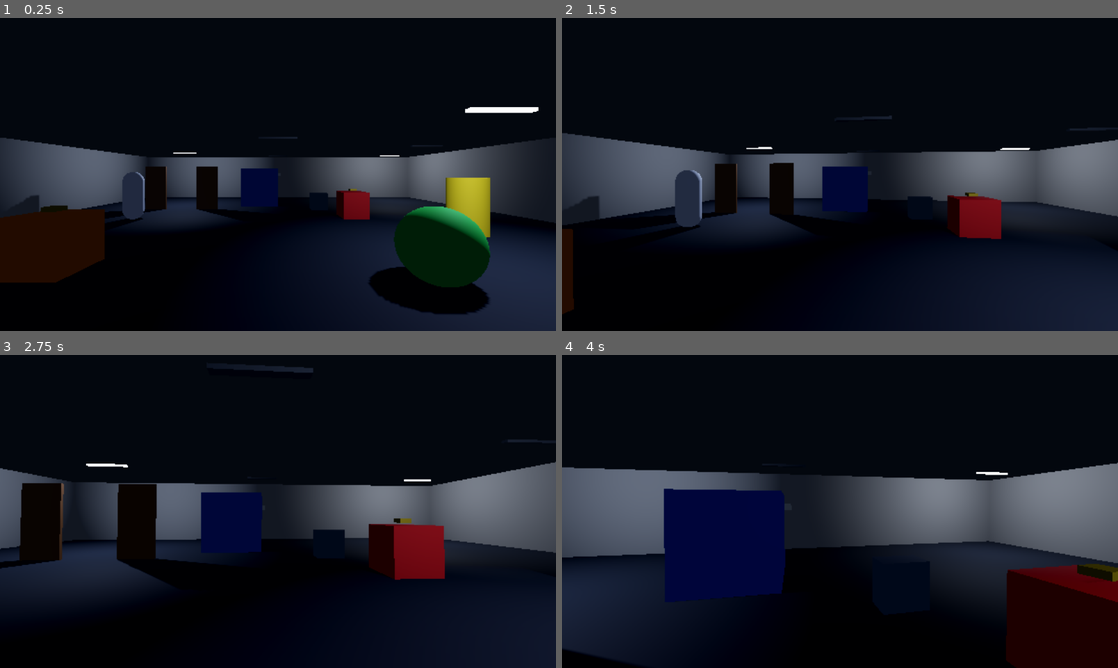
Above: before the commit, frames 1-4 (two rows, left to right).
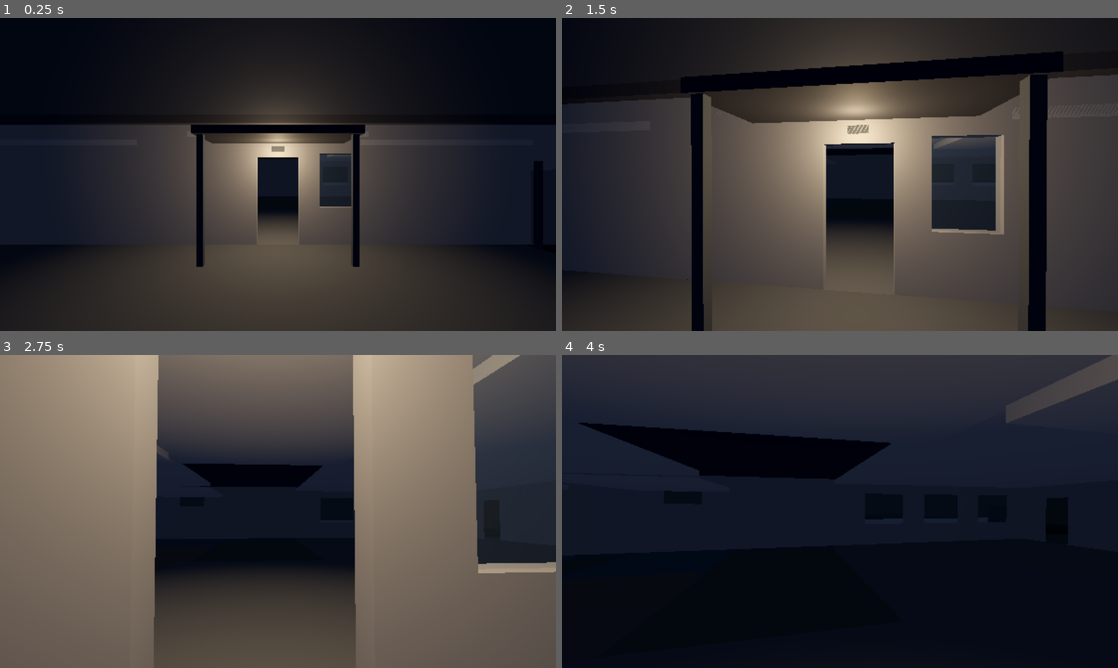
Above: after the commit, the same moments.

Repository: Kroosah/Crump
Game: Godot game, scene res://game/bootstrap.tscn
Two runs of this game, one before a commit and one after it. Both use one fixed random seed, a clock stepped at 60 frames per second and the inputs below.
Inputs (mouse positions are in pixels of both pictures, inside the frame that each line leads up to):
- Up to frame 1 (0.25 s): no input
- Up to frame 2 (1.5 s): tap Enter at 0.5 s; move the mouse to (867, 174) at 0.52 s; hold E (interact) 0.53-1.28 s; hold W (move_forward) from 0.53 s (still down); tap Shift (run) at 0.8, 1.35 s; move the mouse to (812, 174) at 1.27 s
- Up to frame 3 (2.75 s): keep holding W (move_forward); tap E (interact) at 1.55 s; move the mouse to (289, 505) at 2.02 s; hold C (crouch) from 2.03 s (still down); tap Shift (run) at 2.3 s
- Up to frame 4 (4 s): keep holding W (move_forward); move the mouse to (834, 517) at 2.77 s; release C (crouch) at 2.78 s; tap F (flashlight) at 2.85 s; tap E (interact) at 3.05 s; move the mouse to (878, 514) at 3.52 s; hold E (interact) from 3.53 s (still down); tap Shift (run) at 3.8 s

The runs differ from the first frame. In frame 1, 63% of the frame differs, in the area x 0-100%, y 8-100%; in frame 2, 81%; in frame 3, 92%, in the area x 0-100%, y 0-100%; in frame 4, 60%.

Commit message:
[008C] Bouw terrein en gebouwschil van het clubgebouw (VS-fase C, blok 1)
game/levels/clubgebouw/: de eerste echte locatie — het clubhuis onder
de hoofdtribune van VV Drechtstreek, 's nachts. Greybox als data
(tabellen + bouwer, patroon dev_props: elke maat is een getal, snel
itereren op GD-schaalfeedback; art-pass fase G vervangt de volumes).
Dit blok: gevels met echte openingen (hoofdentree met luifel en
lampfitting, hal-raam, drie kantineramen op het veld, twee
douche-kiepraampjes, nooddeur- en terrasdeuropening) incl. glas als
transparante panelen; vloeren en plafonds per ruimte op realistische
hoogtes (kantine 2,7 / hal 2,6 / kleedkamers 2,5 / gang 2,4 / douches
en onderhoud 2,3); plat dak met drie tribune-treden als silhouet;
buitenwereld met voorplein, fietsenrek, gaashekwerk met dichte poort
en ketting, pad langs het veld met boarding, veld dat in de fog
oplost met een doel als silhouet, en lichtmast 3 met werkende spot
(schaduwslot 1 van 3). Nacht-environment + brightness-tuner zoals de
dev room; werklicht-rig als verborgen inspectiestand; nulpunt-ambience
geactiveerd. Bootstrap: normale runs starten voortaan in het
clubgebouw (bestaanscheck, D-015-terugval naar de dev room); de
smoke-suite blijft op de dev room draaien. Testcamera-script
gegeneraliseerd (meldt de levelnaam). Suite 230 groen, F5 warning-vrij.

Co-Authored-By: Claude Fable 5 <noreply@anthropic.com>
Claude-Session: https://claude.ai/code/session_01Eukd1gRp6feQQnWxwaLgzq

Diff:
--- a/game/bootstrap.gd
+++ b/game/bootstrap.gd
@@ -4,8 +4,14 @@
 ## de nette afsluiting. Ontworpen zodat later een hoofdmenu tussen opstarten
 ## en spel geschoven kan worden zonder verbouwing (taakdossier 001, blok C).
 
-## Het level dat de bootstrap tijdens ontwikkeling laadt (de developer room).
+## De developer room: blijft de testruimte met de vaste meetpunten van
+## de smoke-suite (taken 001–007).
 const DEV_ROOM_SCENE := "res://game/levels/dev_room/dev_room.tscn"
+
+## De eerste echte locatie (VS-fase C): het clubgebouw van VV
+## Drechtstreek. Normale runs starten hier; de suite draait op de dev
+## room en laadt het clubgebouw daarna zelf voor zijn eigen controles.
+const CLUBGEBOUW_SCENE := "res://game/levels/clubgebouw/clubgebouw.tscn"
 
 ## De spelerscène. Bewust een pad + bestaanscheck, geen preload: verwijder je
 ## game/actors/player/, dan draait de rest gewoon door (D-015/D-018).
@@ -74,9 +80,20 @@
 	_spawn_document_reader()
 	_spawn_inventory()
 	_spawn_audio_system()
-	_load_level(DEV_ROOM_SCENE)
+	_load_level(_startup_level())
 	if "--smoke-test" in OS.get_cmdline_user_args():
 		_run_smoke_test.call_deferred()
+
+
+## Normale runs starten in het clubgebouw (VS-fase C); de smoke-suite
+## draait op de dev room. Bestaanscheck: zonder clubgebouw valt alles
+## terug op de dev room (D-015).
+func _startup_level() -> String:
+	if "--smoke-test" in OS.get_cmdline_user_args():
+		return DEV_ROOM_SCENE
+	if ResourceLoader.exists(CLUBGEBOUW_SCENE):
+		return CLUBGEBOUW_SCENE
+	return DEV_ROOM_SCENE
 
 
 ## Naam van het geladen level (gebruikt door de debug overlay).
--- /dev/null
+++ b/game/levels/clubgebouw/clubgebouw.gd
@@ -0,0 +1,285 @@
+extends Node3D
+## Het clubgebouw van VV Drechtstreek (VS-fase C): de eerste echte
+## locatie van CRUMP — het clubhuis onder de hoofdtribune, 's nachts, in
+## de regenlucht van Sportpark Oostpolder. Greybox: eenvoudige volumes,
+## realistische architectuur (LEVEL §6: menselijke maat; §2: leesbaar in
+## het donker). Plattegrond volgt tasks/008 §2/§3.
+##
+## De greybox is bewust DATA (tabellen hieronder, patroon dev_props):
+## elke maat is één getal wijzigen — snel itereren op GD-feedback over
+## schaal en zichtlijnen. De art-pass (fase G) vervangt deze volumes
+## door echte scènes; deuren en TL-armaturen zijn nu al de echte props,
+## geplaatst met bestaanscheck (D-015: prop-map weg = level draait door).
+##
+## Assenstelsel: x+ = oost, z+ = zuid (het veld ligt ten noorden).
+## Alle vloeren liggen op y = 0 (geen drempels); wanden zijn 0,2 m dik
+## en lopen tot y = 2,9 onder het dak; plafonds per ruimte op hun eigen
+## realistische hoogte (kantine 2,7 · hal 2,6 · kleedkamers 2,5 · gang/
+## toiletten 2,4 · douches/onderhoud 2,3).
+
+## true = heldere inspectiestand; false (default) = nachtstaat.
+@export var werklicht := false
+
+const LIGHT_TL_SCENE := "res://game/props/light_tl/light_tl.tscn"
+const DOOR_SCENE := "res://game/props/door_wooden/door_wooden.tscn"
+
+## Grijstinten met nét genoeg hint om functie te lezen — geen textures.
+const MATERIALS := {
+	&"wand": Color(0.62, 0.62, 0.64),
+	&"plafond": Color(0.72, 0.72, 0.74),
+	&"beton": Color(0.42, 0.43, 0.45),
+	&"beton_donker": Color(0.34, 0.35, 0.37),
+	&"vloer_kleed": Color(0.45, 0.42, 0.40),
+	&"tegel": Color(0.36, 0.40, 0.46),
+	&"verharding": Color(0.38, 0.39, 0.41),
+	&"gras": Color(0.22, 0.28, 0.22),
+	&"hout": Color(0.45, 0.36, 0.28),
+	&"hout_donker": Color(0.33, 0.26, 0.20),
+	&"metaal": Color(0.30, 0.32, 0.35),
+	&"wit": Color(0.78, 0.79, 0.80),
+	&"keramiek": Color(0.75, 0.76, 0.78),
+	&"dak": Color(0.30, 0.30, 0.32),
+	&"tribune": Color(0.36, 0.37, 0.40),
+	&"accent_rood": Color(0.55, 0.16, 0.14),
+	&"spiegel": Color(0.25, 0.28, 0.30),
+	&"gaas": Color(0.25, 0.27, 0.30, 0.35),
+	&"glas": Color(0.55, 0.65, 0.75, 0.22),
+}
+
+## Gebouwschil: gevels met deur-/raamopeningen (segmenten + lateien).
+## Elke solid: pos (center), size, mat; "nc": true = geen collision.
+const SCHIL: Array[Dictionary] = [
+	# Zuidgevel (z 7,0..7,2): hoofdentree + hal-raam.
+	{"pos": Vector3(-7.855, 1.45, 7.1), "size": Vector3(14.69, 2.9, 0.2), "mat": &"wand"},
+	{"pos": Vector3(0.0, 2.51, 7.1), "size": Vector3(1.02, 0.78, 0.2), "mat": &"wand"},
+	{"pos": Vector3(0.755, 1.45, 7.1), "size": Vector3(0.49, 2.9, 0.2), "mat": &"wand"},
+	{"pos": Vector3(1.45, 0.45, 7.1), "size": Vector3(0.9, 0.9, 0.2), "mat": &"wand"},
+	{"pos": Vector3(1.45, 2.55, 7.1), "size": Vector3(0.9, 0.7, 0.2), "mat": &"wand"},
+	{"pos": Vector3(7.15, 1.45, 7.1), "size": Vector3(10.5, 2.9, 0.2), "mat": &"wand"},
+	{"pos": Vector3(1.45, 1.55, 7.1), "size": Vector3(0.9, 1.3, 0.05), "mat": &"glas"},
+	# Noordgevel (z -4,7..-4,5): drie kantineramen op het veld + twee
+	# kiepraampjes van de douches.
+	{"pos": Vector3(-12.5, 1.45, -4.6), "size": Vector3(5.4, 2.9, 0.2), "mat": &"wand"},
+	{"pos": Vector3(-6.5, 1.45, -4.6), "size": Vector3(3.8, 2.9, 0.2), "mat": &"wand"},
+	{"pos": Vector3(0.1, 1.45, -4.6), "size": Vector3(6.6, 2.9, 0.2), "mat": &"wand"},
+	{"pos": Vector3(-3.9, 0.9, -4.6), "size": Vector3(1.4, 1.8, 0.2), "mat": &"wand"},
+	{"pos": Vector3(-3.9, 2.6, -4.6), "size": Vector3(1.4, 0.6, 0.2), "mat": &"wand"},
+	{"pos": Vector3(-3.9, 2.05, -4.6), "size": Vector3(1.4, 0.5, 0.05), "mat": &"glas"},
+	{"pos": Vector3(-9.1, 0.9, -4.6), "size": Vector3(1.4, 1.8, 0.2), "mat": &"wand"},
+	{"pos": Vector3(-9.1, 2.6, -4.6), "size": Vector3(1.4, 0.6, 0.2), "mat": &"wand"},
+	{"pos": Vector3(-9.1, 2.05, -4.6), "size": Vector3(1.4, 0.5, 0.05), "mat": &"glas"},
+	{"pos": Vector3(5.9, 1.45, -4.6), "size": Vector3(1.0, 2.9, 0.2), "mat": &"wand"},
+	{"pos": Vector3(8.9, 1.45, -4.6), "size": Vector3(1.0, 2.9, 0.2), "mat": &"wand"},
+	{"pos": Vector3(11.9, 1.45, -4.6), "size": Vector3(1.0, 2.9, 0.2), "mat": &"wand"},
+	{"pos": Vector3(4.4, 0.45, -4.6), "size": Vector3(2.0, 0.9, 0.2), "mat": &"wand"},
+	{"pos": Vector3(4.4, 2.6, -4.6), "size": Vector3(2.0, 0.6, 0.2), "mat": &"wand"},
+	{"pos": Vector3(4.4, 1.6, -4.6), "size": Vector3(2.0, 1.4, 0.05), "mat": &"glas"},
+	{"pos": Vector3(7.4, 0.45, -4.6), "size": Vector3(2.0, 0.9, 0.2), "mat": &"wand"},
+	{"pos": Vector3(7.4, 2.6, -4.6), "size": Vector3(2.0, 0.6, 0.2), "mat": &"wand"},
+	{"pos": Vector3(7.4, 1.6, -4.6), "size": Vector3(2.0, 1.4, 0.05), "mat": &"glas"},
+	{"pos": Vector3(10.4, 0.45, -4.6), "size": Vector3(2.0, 0.9, 0.2), "mat": &"wand"},
+	{"pos": Vector3(10.4, 2.6, -4.6), "size": Vector3(2.0, 0.6, 0.2), "mat": &"wand"},
+	{"pos": Vector3(10.4, 1.6, -4.6), "size": Vector3(2.0, 1.4, 0.05), "mat": &"glas"},
+	# Westgevel (x -15,2..-15,0): nooddeur uit de gang.
+	{"pos": Vector3(-15.1, 1.45, -0.45), "size": Vector3(0.2, 2.9, 8.5), "mat": &"wand"},
+	{"pos": Vector3(-15.1, 2.51, 4.31), "size": Vector3(0.2, 0.78, 1.02), "mat": &"wand"},
+	{"pos": Vector3(-15.1, 1.45, 6.01), "size": Vector3(0.2, 2.9, 2.38), "mat": &"wand"},
+	# Oostgevel (x 12,2..12,4): terrasdeur (op slot).
+	{"pos": Vector3(12.3, 1.45, -4.1), "size": Vector3(0.2, 2.9, 1.2), "mat": &"wand"},
+	{"pos": Vector3(12.3, 2.51, -2.99), "size": Vector3(0.2, 0.78, 1.02), "mat": &"wand"},
+	{"pos": Vector3(12.3, 1.45, 2.36), "size": Vector3(0.2, 2.9, 9.68), "mat": &"wand"},
+]
+
+## Vloeren (top op y = 0) en plafonds per ruimte.
+const VLOEREN: Array[Dictionary] = [
+	{"pos": Vector3(0.0, -0.1, 4.65), "size": Vector3(4.4, 0.2, 5.1), "mat": &"beton"},
+	{"pos": Vector3(7.2, -0.1, -0.5), "size": Vector3(10.4, 0.2, 8.4), "mat": &"beton"},
+	{"pos": Vector3(4.1, -0.1, 5.35), "size": Vector3(4.2, 0.2, 3.7), "mat": &"beton"},
+	{"pos": Vector3(10.4, -0.1, 5.35), "size": Vector3(4.0, 0.2, 3.7), "mat": &"beton"},
+	{"pos": Vector3(-8.6, -0.1, 4.3), "size": Vector3(13.2, 0.2, 2.2), "mat": &"beton"},
+	{"pos": Vector3(-4.7, -0.1, 0.95), "size": Vector3(5.0, 0.2, 4.9), "mat": &"vloer_kleed"},
+	{"pos": Vector3(-9.3, -0.1, 0.95), "size": Vector3(4.6, 0.2, 4.9), "mat": &"vloer_kleed"},
+	{"pos": Vector3(-3.8, -0.1, -3.0), "size": Vector3(3.2, 0.2, 3.4), "mat": &"tegel"},
+	{"pos": Vector3(-9.0, -0.1, -3.0), "size": Vector3(3.2, 0.2, 3.4), "mat": &"tegel"},
+	{"pos": Vector3(-5.1, -0.1, 6.2), "size": Vector3(3.4, 0.2, 2.0), "mat": &"tegel"},
+	{"pos": Vector3(-13.2, -0.1, 1.15), "size": Vector3(3.6, 0.2, 4.5), "mat": &"beton_donker"},
+	{"pos": Vector3(-8.0, -0.1, 5.8), "size": Vector3(1.6, 0.2, 1.0), "mat": &"beton"},
+]
+
+const PLAFONDS: Array[Dictionary] = [
+	{"pos": Vector3(0.0, 2.675, 4.65), "size": Vector3(4.4, 0.15, 5.1), "mat": &"plafond"},
+	{"pos": Vector3(7.2, 2.775, -0.5), "size": Vector3(10.4, 0.15, 8.4), "mat": &"plafond"},
+	{"pos": Vector3(4.1, 2.475, 5.35), "size": Vector3(4.2, 0.15, 3.7), "mat": &"plafond"},
+	{"pos": Vector3(10.4, 2.475, 5.35), "size": Vector3(4.0, 0.15, 3.7), "mat": &"plafond"},
+	{"pos": Vector3(-8.6, 2.475, 4.3), "size": Vector3(13.2, 0.15, 2.2), "mat": &"plafond"},
+	{"pos": Vector3(-4.7, 2.575, 0.95), "size": Vector3(5.0, 0.15, 4.9), "mat": &"plafond"},
+	{"pos": Vector3(-9.3, 2.575, 0.95), "size": Vector3(4.6, 0.15, 4.9), "mat": &"plafond"},
+	{"pos": Vector3(-3.8, 2.375, -3.0), "size": Vector3(3.2, 0.15, 3.4), "mat": &"plafond"},
+	{"pos": Vector3(-9.0, 2.375, -3.0), "size": Vector3(3.2, 0.15, 3.4), "mat": &"plafond"},
+	{"pos": Vector3(-5.1, 2.475, 6.2), "size": Vector3(3.4, 0.15, 2.0), "mat": &"plafond"},
+	{"pos": Vector3(-13.2, 2.375, 1.15), "size": Vector3(3.6, 0.15, 4.5), "mat": &"plafond"},
+	# Dak + tribune-silhouet erboven (het gebouw zit ónder de tribune).
+	{"pos": Vector3(-1.4, 3.0, 1.25), "size": Vector3(28.0, 0.2, 12.3), "mat": &"dak"},
+	{"pos": Vector3(-1.4, 3.55, 5.0), "size": Vector3(28.0, 0.9, 4.8), "mat": &"tribune"},
+	{"pos": Vector3(-1.4, 4.45, 5.8), "size": Vector3(28.0, 0.9, 3.2), "mat": &"tribune"},
+	{"pos": Vector3(-1.4, 5.35, 6.6), "size": Vector3(28.0, 0.9, 1.6), "mat": &"tribune"},
+]
+
+## Buitenwereld: voorplein, pad langs het veld, hekwerk, veld en mast.
+const BUITEN: Array[Dictionary] = [
+	# Verharding en gras (alles top y = 0, geen drempels).
+	{"pos": Vector3(-5.8, -0.1, 10.6), "size": Vector3(23.6, 0.2, 6.8), "mat": &"verharding"},
+	{"pos": Vector3(-16.4, -0.1, 1.25), "size": Vector3(2.4, 0.2, 11.9), "mat": &"verharding"},
+	{"pos": Vector3(-2.55, -0.1, -5.8), "size": Vector3(30.1, 0.2, 2.2), "mat": &"verharding"},
+	{"pos": Vector3(-2.5, -0.1, -25.95), "size": Vector3(55.0, 0.2, 38.1), "mat": &"gras"},
+	{"pos": Vector3(9.2, -0.1, 10.6), "size": Vector3(6.4, 0.2, 6.8), "mat": &"gras"},
+	# Entree: luifel op twee staanders + lampfitting.
+	{"pos": Vector3(0.0, 2.53, 7.85), "size": Vector3(3.2, 0.15, 1.3), "mat": &"dak"},
+	{"pos": Vector3(-1.45, 1.225, 8.42), "size": Vector3(0.12, 2.45, 0.12), "mat": &"metaal"},
+	{"pos": Vector3(1.45, 1.225, 8.42), "size": Vector3(0.12, 2.45, 0.12), "mat": &"metaal"},
+	{"pos": Vector3(0.0, 2.32, 7.14), "size": Vector3(0.3, 0.12, 0.12), "mat": &"metaal", "nc": true},
+	# Fietsenrek op het voorplein.
+	{"pos": Vector3(4.5, 0.4, 12.28), "size": Vector3(2.2, 0.8, 0.14), "mat": &"metaal"},
+	{"pos": Vector3(4.5, 0.4, 12.62), "size": Vector3(2.2, 0.8, 0.14), "mat": &"metaal"},
+	# Hekwerk (gaas-suggestie): zuid met poort + ketting, oost, west.
+	{"pos": Vector3(-9.4, 0.95, 13.95), "size": Vector3(16.4, 1.7, 0.1), "mat": &"gaas"},
+	{"pos": Vector3(3.6, 0.95, 13.95), "size": Vector3(4.8, 1.7, 0.1), "mat": &"gaas"},
+	{"pos": Vector3(0.0, 0.95, 13.95), "size": Vector3(2.4, 1.7, 0.1), "mat": &"gaas"},
+	{"pos": Vector3(0.0, 1.15, 13.94), "size": Vector3(1.0, 0.12, 0.24), "mat": &"metaal", "nc": true},
+	{"pos": Vector3(-17.6, 1.0, 13.95), "size": Vector3(0.1, 2.0, 0.1), "mat": &"metaal"},
+	{"pos": Vector3(-9.4, 1.0, 13.95), "size": Vector3(0.1, 2.0, 0.1), "mat": &"metaal"},
+	{"pos": Vector3(-1.2, 1.0, 13.95), "size": Vector3(0.1, 2.0, 0.1), "mat": &"metaal"},
+	{"pos": Vector3(1.2, 1.0, 13.95), "size": Vector3(0.1, 2.0, 0.1), "mat": &"metaal"},
+	{"pos": Vector3(6.0, 1.0, 13.95), "size": Vector3(0.1, 2.0, 0.1), "mat": &"metaal"},
+	{"pos": Vector3(5.95, 0.95, 10.65), "size": Vector3(0.1, 1.7, 6.5), "mat": &"gaas"},
+	{"pos": Vector3(5.95, 1.0, 7.5), "size": Vector3(0.1, 2.0, 0.1), "mat": &"metaal"},
+	{"pos": Vector3(-17.65, 0.95, 3.5), "size": Vector3(0.1, 1.7, 20.8), "mat": &"gaas"},
+	{"pos": Vector3(-17.65, 1.0, -6.8), "size": Vector3(0.1, 2.0, 0.1), "mat": &"metaal"},
+	{"pos": Vector3(-17.65, 1.0, 3.5), "size": Vector3(0.1, 2.0, 0.1), "mat": &"metaal"},
+	{"pos": Vector3(12.45, 0.95, -5.8), "size": Vector3(0.1, 1.7, 2.2), "mat": &"gaas"},
+	# Boarding langs het veld (lage witte reclameborden-band).
+	{"pos": Vector3(-2.55, 0.5, -6.95), "size": Vector3(30.1, 1.0, 0.1), "mat": &"wit"},
+	# Lichtmast 3 (paal + arm + kop; de spot hangt eraan in de scène).
+	{"pos": Vector3(-16.6, 5.5, -6.3), "size": Vector3(0.25, 11.0, 0.25), "mat": &"metaal"},
+	{"pos": Vector3(-16.6, 10.6, -6.9), "size": Vector3(0.2, 0.2, 1.4), "mat": &"metaal"},
+	{"pos": Vector3(-16.6, 10.5, -7.6), "size": Vector3(0.5, 0.3, 0.6), "mat": &"metaal"},
+	# Eén doel op het veld — verdwijnt half in de fog: silhouet, geen decor.
+	{"pos": Vector3(-3.66, 1.22, -24.0), "size": Vector3(0.1, 2.44, 0.1), "mat": &"wit"},
+	{"pos": Vector3(3.66, 1.22, -24.0), "size": Vector3(0.1, 2.44, 0.1), "mat": &"wit"},
+	{"pos": Vector3(0.0, 2.49, -24.0), "size": Vector3(7.42, 0.1, 0.1), "mat": &"wit"},
+]
+
+## Binnenwanden — gevuld in bouwblok 2.
+const INTERIEUR: Array[Dictionary] = []
+
+## Meubel- en herkenningsvolumes — gevuld in bouwblok 2.
+const MEUBELS: Array[Dictionary] = []
+
+## Deuren (echte props, bestaanscheck) — gevuld in bouwblok 3.
+const DEUREN: Array[Dictionary] = []
+
+## TL-armaturen (echte props, bestaanscheck) — gevuld in bouwblok 3.
+const NIGHT_TLS: Array[Dictionary] = []
+
+var _materials := {}
+var _unit_mesh: BoxMesh
+
+@onready var _greybox: Node3D = $Greybox
+@onready var _werklicht_rig: Node3D = %Werklicht
+@onready var _night_lights: Node3D = %NightLights
+
+
+func _ready() -> void:
+	_unit_mesh = BoxMesh.new()
+	for table in [SCHIL, VLOEREN, PLAFONDS, BUITEN, INTERIEUR, MEUBELS]:
+		for solid in table:
+			_build_solid(solid)
+	_place_doors()
+	_place_night_tls()
+	_werklicht_rig.visible = werklicht
+	_night_lights.visible = not werklicht
+	if werklicht:
+		Log.warn("Clubgebouw: werklicht AAN — alleen voor inspectie, nooit committen")
+	_activate_ambience()
+	Log.info("Clubgebouw: greybox opgebouwd (%d volumes)" % _greybox.get_child_count())
+
+
+## Eén volume = StaticBody + geschaalde unit-mesh + eigen BoxShape
+## (nooit een geschaalde collider). "nc" = decoratief, geen collision.
+func _build_solid(solid: Dictionary) -> void:
+	var size: Vector3 = solid["size"]
+	var body := StaticBody3D.new()
+	body.collision_layer = 1
+	body.collision_mask = 0
+	var mesh := MeshInstance3D.new()
+	mesh.mesh = _unit_mesh
+	mesh.scale = size
+	mesh.material_override = _material(solid["mat"])
+	body.add_child(mesh)
+	if not solid.get("nc", false):
+		var shape := CollisionShape3D.new()
+		var box := BoxShape3D.new()
+		box.size = size
+		shape.shape = box
+		body.add_child(shape)
+	_greybox.add_child(body)
+	body.position = solid["pos"]
+
+
+func _material(key: StringName) -> StandardMaterial3D:
+	if not _materials.has(key):
+		var material := StandardMaterial3D.new()
+		var color: Color = MATERIALS[key]
+		material.albedo_color = color
+		material.roughness = 0.9
+		if color.a < 1.0:
+			material.transparency = BaseMaterial3D.TRANSPARENCY_ALPHA
+		_materials[key] = material
+	return _materials[key]
+
+
+## Deuren zijn de echte interactie-props, als data geplaatst met
+## bestaanscheck (D-015). De root van de prop is de scharnierzijde; het
+## paneel loopt lokaal +x (1,0 m breed).
+func _place_doors() -> void:
+	if not ResourceLoader.exists(DOOR_SCENE):
+		Log.info("Clubgebouw: deur-prop afwezig — openingen blijven open (D-015)")
+		return
+	var packed: PackedScene = load(DOOR_SCENE)
+	for door in DEUREN:
+		var node: Node3D = packed.instantiate()
+		node.name = door["name"]
+		for key in door.get("settings", {}):
+			node.set(key, door["settings"][key])
+		add_child(node)
+		node.position = door["pos"]
+		node.rotation_degrees.y = door.get("rot", 0.0)
+	if not DEUREN.is_empty():
+		Log.info("Clubgebouw: %d deuren geplaatst" % DEUREN.size())
+
+
+## TL-armaturen: zelfde patroon als de dev room (state 1 = DEFECT,
+## 2 = FLIKKEREND); weinig werkend licht is het punt (kader 006).
+func _place_night_tls() -> void:
+	if not ResourceLoader.exists(LIGHT_TL_SCENE):
+		Log.info("Clubgebouw: TL-prop afwezig — nachtstaat zonder armaturen (D-015)")
+		return
+	var packed: PackedScene = load(LIGHT_TL_SCENE)
+	for tl in NIGHT_TLS:
+		var node: Node3D = packed.instantiate()
+		node.name = tl["name"]
+		for key in tl.get("settings", {}):
+			node.set(key, tl["settings"][key])
+		_night_lights.add_child(node)
+		node.position = tl["pos"]
+	if not NIGHT_TLS.is_empty():
+		Log.info("Clubgebouw: %d TL-armaturen geplaatst" % NIGHT_TLS.size())
+
+
+## Het stilte-nulpunt van het gebouw (005): koeling/tl-zoem. Null-veilig
+## en duck-typed — zonder audiosysteem gebeurt er niets (D-015).
+func _activate_ambience() -> void:
+	var audio := get_tree().get_first_node_in_group("audio_system")
+	if audio == null or not audio.has_method("set_ambience_layer"):
+		return
+	audio.set_ambience_layer(&"amb_hum_koeling", true, 1.5)
--- /dev/null
+++ b/game/levels/clubgebouw/clubgebouw.tscn
@@ -0,0 +1,84 @@
+[gd_scene load_steps=4 format=3]
+
+[ext_resource type="Script" path="res://game/levels/clubgebouw/clubgebouw.gd" id="1"]
+[ext_resource type="Script" path="res://game/levels/environment_tuner.gd" id="2"]
+[ext_resource type="Script" path="res://game/levels/dev_room/dev_camera.gd" id="3"]
+
+[sub_resource type="Environment" id="env"]
+background_mode = 1
+background_color = Color(0.012, 0.016, 0.024, 1)
+ambient_light_source = 2
+ambient_light_color = Color(0.45, 0.52, 0.68, 1)
+ambient_light_energy = 0.12
+tonemap_mode = 2
+fog_enabled = true
+fog_light_color = Color(0.035, 0.045, 0.065, 1)
+fog_density = 0.022
+
+[node name="Clubgebouw" type="Node3D"]
+script = ExtResource("1")
+
+[node name="WorldEnvironment" type="WorldEnvironment" parent="."]
+environment = SubResource("env")
+script = ExtResource("2")
+
+[node name="TestCamera" type="Camera3D" parent="."]
+transform = Transform3D(1, 0, 0, 0, 1, 0, 0, 0, 1, 0, 1.7, 13.4)
+current = true
+fov = 70.0
+near = 0.05
+far = 120.0
+script = ExtResource("3")
+
+[node name="PlayerSpawn" type="Marker3D" parent="."]
+transform = Transform3D(1, 0, 0, 0, 1, 0, 0, 0, 1, 0, 0.05, 12.6)
+
+[node name="Greybox" type="Node3D" parent="."]
+
+[node name="Lighting" type="Node3D" parent="."]
+
+[node name="Werklicht" type="Node3D" parent="Lighting"]
+unique_name_in_owner = true
+visible = false
+
+[node name="SunKey" type="DirectionalLight3D" parent="Lighting/Werklicht"]
+transform = Transform3D(0.788011, 0.485148, -0.379039, 0, 0.615662, 0.788011, 0.615662, -0.620961, 0.485148, 0, 8, 4)
+light_energy = 1.1
+shadow_enabled = true
+
+[node name="WerkHal" type="OmniLight3D" parent="Lighting/Werklicht"]
+transform = Transform3D(1, 0, 0, 0, 1, 0, 0, 0, 1, 0, 2.4, 4.6)
+light_energy = 1.6
+omni_range = 10.0
+
+[node name="WerkKantine" type="OmniLight3D" parent="Lighting/Werklicht"]
+transform = Transform3D(1, 0, 0, 0, 1, 0, 0, 0, 1, 7, 2.5, -0.5)
+light_energy = 2.0
+omni_range = 14.0
+
+[node name="WerkGang" type="OmniLight3D" parent="Lighting/Werklicht"]
+transform = Transform3D(1, 0, 0, 0, 1, 0, 0, 0, 1, -8, 2.2, 4.3)
+light_energy = 1.6
+omni_range = 12.0
+
+[node name="WerkKleedkamers" type="OmniLight3D" parent="Lighting/Werklicht"]
+transform = Transform3D(1, 0, 0, 0, 1, 0, 0, 0, 1, -7, 2.3, 1)
+light_energy = 1.6
+omni_range = 12.0
+
+[node name="NightLights" type="Node3D" parent="Lighting"]
+unique_name_in_owner = true
+
+[node name="MastSpot" type="SpotLight3D" parent="Lighting/NightLights"]
+transform = Transform3D(1, 0, 0, 0, 0.5, 0.866025, 0, -0.866025, 0.5, -16.6, 10.4, -7.4)
+light_energy = 3.0
+light_color = Color(0.85, 0.9, 1, 1)
+shadow_enabled = true
+spot_range = 30.0
+spot_angle = 40.0
+
+[node name="EntreeLamp" type="OmniLight3D" parent="Lighting/NightLights"]
+transform = Transform3D(1, 0, 0, 0, 1, 0, 0, 0, 1, 0, 2.2, 7.7)
+light_energy = 1.2
+light_color = Color(1, 0.88, 0.7, 1)
+omni_range = 6.0
--- a/game/levels/dev_room/dev_camera.gd
+++ b/game/levels/dev_room/dev_camera.gd
@@ -19,13 +19,16 @@
 	var viewport := get_viewport()
 	if viewport == null:
 		return
+	# Het script wordt door meerdere levels gebruikt (taak 008C); de
+	# eigenaar van de melding is het level, niet dit hulpmiddel.
+	var level_name := get_parent().name if get_parent() != null else name
 	var active := viewport.get_camera_3d()
 	if active == self:
-		Log.info("DevRoom: testcamera levert het beeld")
+		Log.info("%s: testcamera levert het beeld" % level_name)
 		return
 	if active == null:
 		# Precies het geval dat een egaal grijs scherm oplevert; bijspringen.
 		current = true
-		Log.warn("DevRoom: geen actieve camera gevonden — testcamera ingeschakeld")
+		Log.warn("%s: geen actieve camera gevonden — testcamera ingeschakeld" % level_name)
 		return
-	Log.info("DevRoom: testcamera laat het beeld aan camera '%s'" % active.name)
+	Log.info("%s: testcamera laat het beeld aan camera '%s'" % [level_name, active.name])
Not shown, added: game/levels/clubgebouw/clubgebouw.gd.uid
